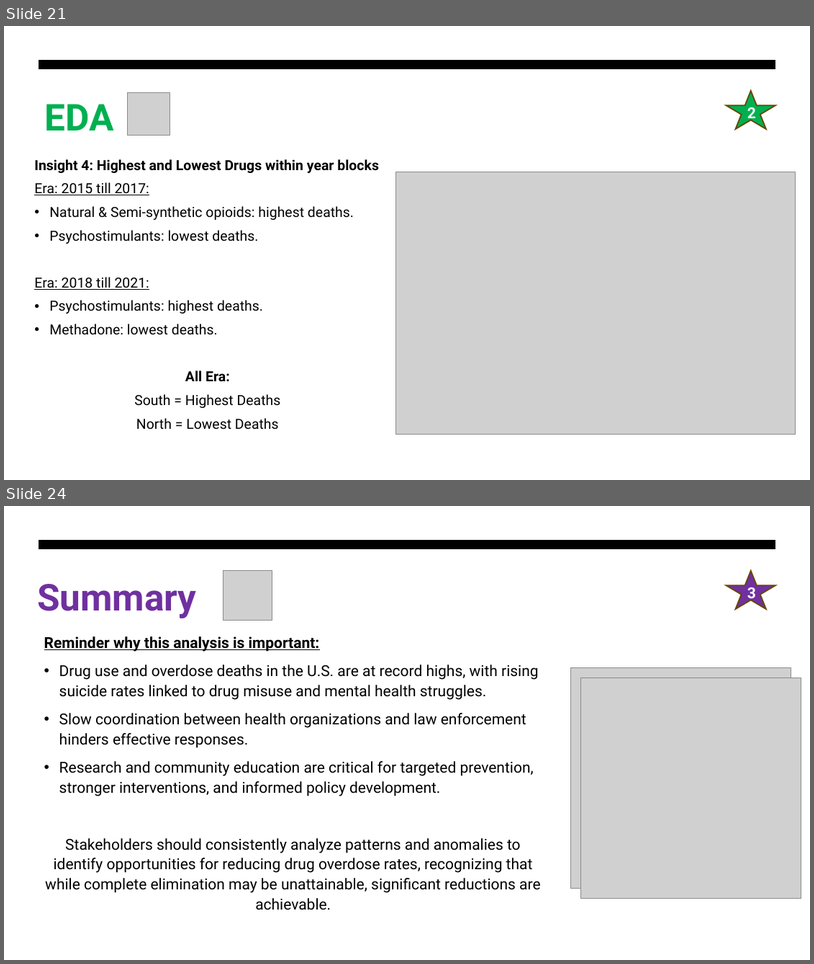
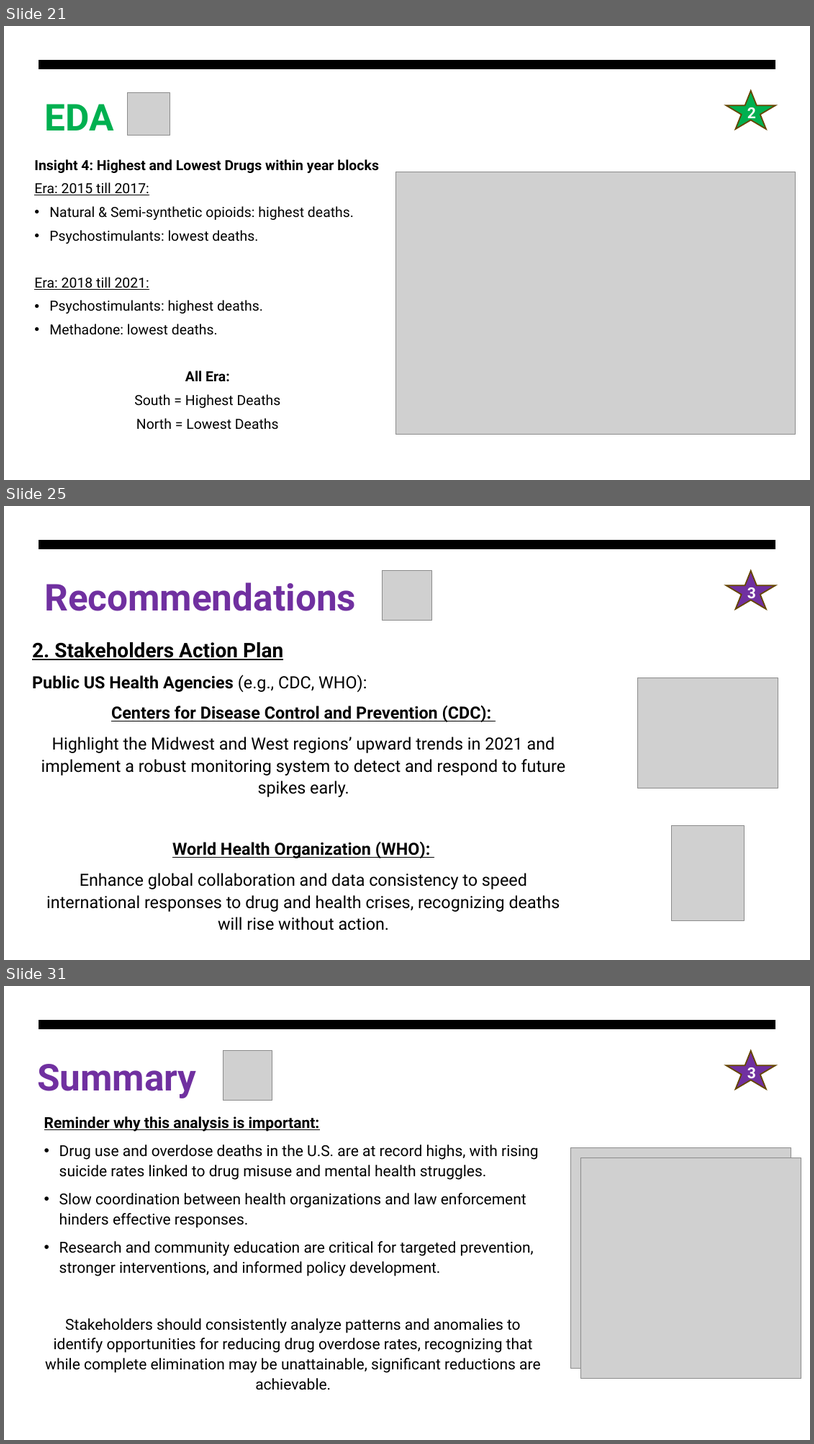
Before and after one commit to AaronTYT/IOD_mini_project_1-US_Drugs, a slide deck: Mini_Project1_Aaron_Tan_Drugs.pptx. Shown one above the other, each under a label of ours: slides 21 and 24 before the commit, slides 21, 25 and 31 after it; the slides between them are not shown. The pictures are 814x964 and 814x1444 pixels, drawn with LibreOffice and Linux fonts; fonts in the diff are those of the drawing; grey boxes stand for pictures. Boxes give left, top, right and bottom in pixels: in the first picture for what was removed or moved away, otherwise in the second. Text is boxed around its words. In the diff, an @@ line names an element or a change of style, - is before the commit and + after.

```diff
--- a/Mini_Project1_Aaron_Tan_Drugs.pptx
+++ b/Mini_Project1_Aaron_Tan_Drugs.pptx
@@ slide 25 added at (4, 506, 810, 960), background #FFFFFF; not listed: 1 template element that a slide beside it also shows @@
@@ title added at (44, 582, 356, 611), 44 pt, text #7030A0, bold @@
+Recommendations
@@ picture added at (383, 571, 432, 620) @@
@@ star added at (727, 571, 777, 609), fill #7030A0, outline #674600 1.5 pt, 18 pt, text #FFFFFF, bold @@
+3
@@ text added at (32, 642, 566, 930), 20 pt, text #000000 @@
+2. Stakeholders Action Plan
+Public US Health Agencies (e.g., CDC, WHO):
+Centers for Disease Control and Prevention (CDC):
+Highlight the Midwest and West regions’ upward trends in 2021 and implement a robust monitoring system to detect and respond to future spikes early.
+World Health Organization (WHO):
+Enhance global collaboration and data consistency to speed international responses to drug and health crises, recognizing deaths will rise without action.
@@ picture added at (638, 678, 779, 788) @@
@@ picture added at (672, 826, 744, 921) @@
@@ what was slide 24 is now slide 31 @@
```
Also in this commit, not shown: 4 slides changed, 6 other slides added, 1 other file.
